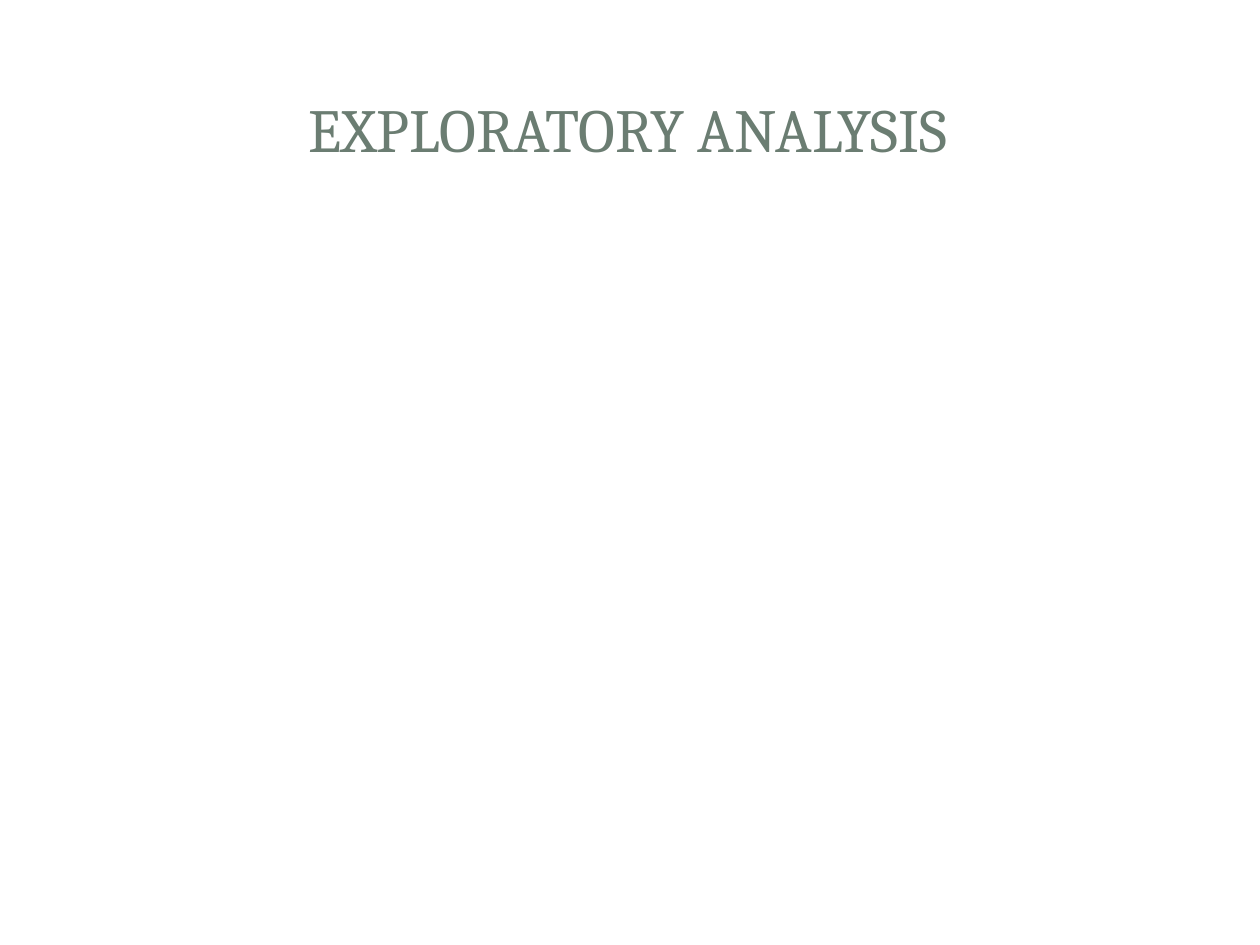
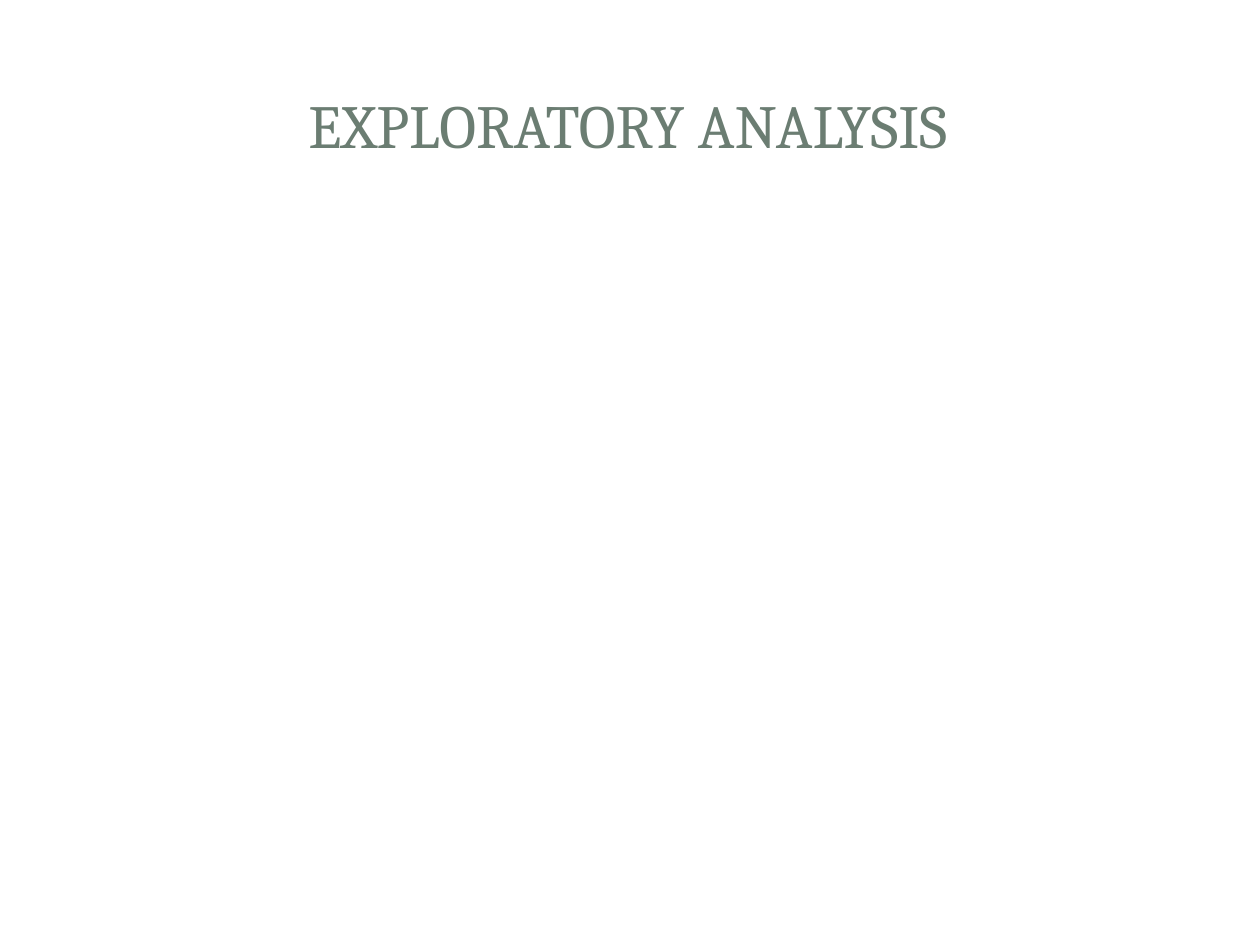
Before and after one commit to vlcekl/ds-crowdfunding, a slide deck: slide 7 of reports/crowdfunding_slidedeck.pptx. Drawn at 1260x945 pixels with LibreOffice and Linux fonts; fonts in the diff are those of the drawing; background and template pictures are left out. Boxes give left, top, right and bottom in pixels: in the first picture for what was removed or moved away, otherwise in the second. Text is boxed around its words. In the diff, an @@ line names an element or a change of style, - is before the commit and + after.

```diff
--- a/reports/crowdfunding_slidedeck.pptx
+++ b/reports/crowdfunding_slidedeck.pptx
@@ title "EXPLORATORY ANALYSIS": place and size @@
-title "EXPLORATORY ANALYSIS" at [308,110,947,153]
+title "EXPLORATORY ANALYSIS" at [308,106,947,149]
```
Also in this commit, not shown: 8 other slides changed.
